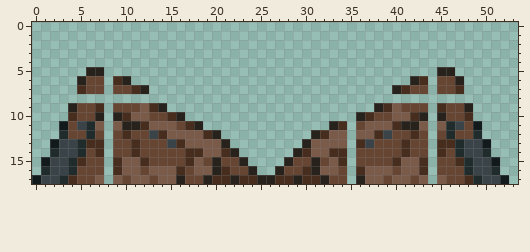
Pixel-art sprite, stored at Sources/Modules/Yggdrasil/YggdrasilTown/Tiles/BrokenBox.png. The picture above is the old version.
The file is 108x36 pixels, drawn in blocks of 2x2; one block is one cell here. The old version is drawn lined up with the new one.
Once edited:
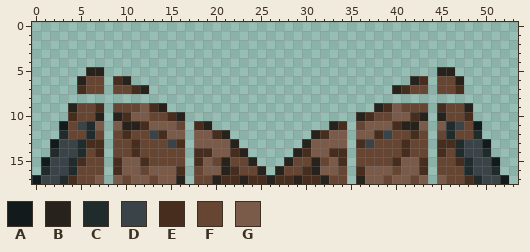
Palette (. is transparent): A #121a1b  B #27221c  C #202b2c  D #3a4347  E #472d1e  F #664633  G #7a5b49
Change:
drawings rearranged on the sheet (the old picture shows each at its new place)
The edit adds colour B in row 11 at x 19; in row 12 at x 21; in row 13 at x 22; in row 14 at x 23; in row 15 at x 24; in row 16 at x 25.
Colour E gives way to colour B in row 16 at x 21; in row 17 at x 20 and 23.
Colour F gives way to colour B in row 15 at x 21.
Colour B gives way to colour E in row 11 at x 18; in row 12 at x 20; in row 14 at x 22; in row 17 at x 22 and 25.
Colour F gives way to colour E in row 16 at x 22.
Colour G gives way to colour E in row 14 at x 19; in row 15 at x 18.
Colour B gives way to colour F in row 15 at x 20 and 23; in row 16 at x 24; in row 17 at x 19.
Colour G gives way to colour F in row 16 at x 18.
Colour B gives way to colour G in row 13 at x 21; in row 16 at x 20.
Colour E gives way to colour G in row 12 at x 19; in row 14 at x 21.
Colour F gives way to colour G in row 15 at x 19.
Colour E is removed in row 11 at x 17; in rows 14 to 15 at x 17.
Colour F is removed in rows 16 to 17 at x 17.
Colour G is removed in rows 12 to 13 at x 17.
